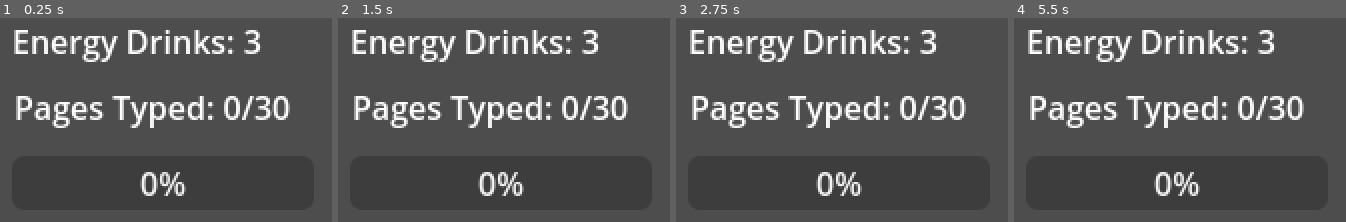
Above: before the commit, frames 1-4 (left to right).
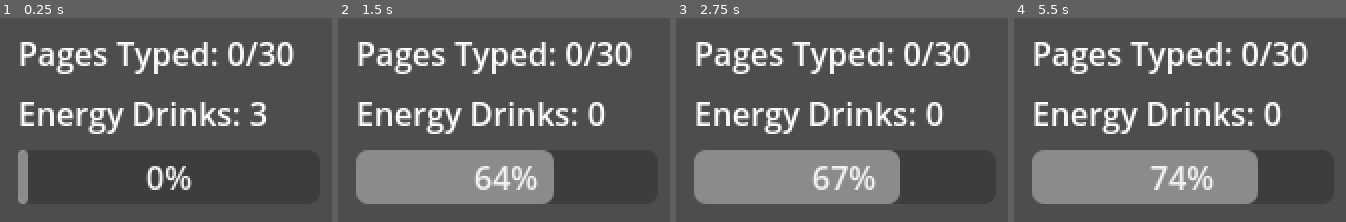
Above: after the commit, the same moments.

Repository: srishtipurohitaps/Aanya-s-All-Nighter
Game: Godot game, scene res://main.tscn
Two runs of this game, one before a commit and one after it. Both use one fixed random seed, a clock stepped at 60 frames per second and the inputs below.
Inputs:
- Up to frame 1 (0.25 s): no input
- Up to frame 2 (1.5 s): tap Enter (ui_accept) at 0.5, 0.77, 1.25 s
- Up to frame 3 (2.75 s): tap Enter (ui_accept) at 1.52 s
- Up to frame 4 (5.5 s): tap Enter (ui_accept) at 2.75, 3.02, 3.77, 4.52, 5 s

The runs differ from the first frame. In frame 1, 17% of the frame differs, in the area x 4-89%, y 5-92%; in frame 2, 30%; in frame 3, 30%; in frame 4, 32%.
Error before the commit: Invalid assignment of property or key 'text' with value of type 'String' on a base object of type 'null instance'. (res://main.gd:20)

Commit message:
We added the code

Diff:
--- a/aanya.gd
+++ b/aanya.gd
@@ -1,7 +1,5 @@
 extends Node2D
-
 var is_boosting = false
-
 func _process(delta):
 	position.x += (350 if is_boosting else 200) * delta
 	position.x = clamp(position.x, 0, 760)
--- a/main.gd
+++ b/main.gd
@@ -8,6 +8,9 @@
 var fatigue_rate = 0.25
 
 func _ready():
+	print($CanvasLayer/ScoreLabel)
+	print($CanvasLayer/EnergyLabel)
+	print($CanvasLayer/FatigueBar)
 	start_level(1)
 
 func start_level(n):
--- a/main.tscn
+++ b/main.tscn
@@ -5,6 +5,29 @@
 
 [node name="Main" type="Node2D"]
 script = ExtResource("1_0xm2m")
+
+[node name="CanvasLayer" type="CanvasLayer" parent="."]
+
+[node name="ScoreLabel" type="Label" parent="CanvasLayer"]
+offset_left = 20.0
+offset_top = 20.0
+offset_right = 159.0
+offset_bottom = 43.0
+text = "Pages Typed: 0/30"
+
+[node name="EnergyLabel" type="Label" parent="CanvasLayer"]
+offset_left = 20.0
+offset_top = 50.0
+offset_right = 145.0
+offset_bottom = 78.0
+text = "Energy Drinks: 3"
+
+[node name="FatigueBar" type="ProgressBar" parent="CanvasLayer"]
+offset_left = 20.0
+offset_top = 80.0
+offset_right = 171.0
+offset_bottom = 107.0
+max_value = 10.0
 
 [node name="Background" type="ColorRect" parent="."]
 anchors_preset = 15
@@ -14,28 +37,5 @@
 grow_vertical = 2
 color = Color(0.16470589, 0.1882353, 0.42352942, 1)
 
-[node name="CanvasLayer" type="CanvasLayer" parent="Background"]
-
-[node name="ScoreLabel" type="Label" parent="Background/CanvasLayer"]
-offset_left = 18.0
-offset_top = 47.0
-offset_right = 157.0
-offset_bottom = 70.0
-text = "Pages Typed: 0/30"
-
-[node name="EnergyLabel" type="Label" parent="Background/CanvasLayer"]
-offset_left = 17.0
-offset_top = 14.0
-offset_right = 142.0
-offset_bottom = 42.0
-text = "Energy Drinks: 3"
-
-[node name="FatigueBar" type="ProgressBar" parent="Background/CanvasLayer"]
-offset_left = 17.0
-offset_top = 83.0
-offset_right = 168.0
-offset_bottom = 110.0
-max_value = 10.0
-
 [node name="Aanya" parent="." instance=ExtResource("2_h2yge")]
-position = Vector2(30, 500)
+position = Vector2(50, 300)
